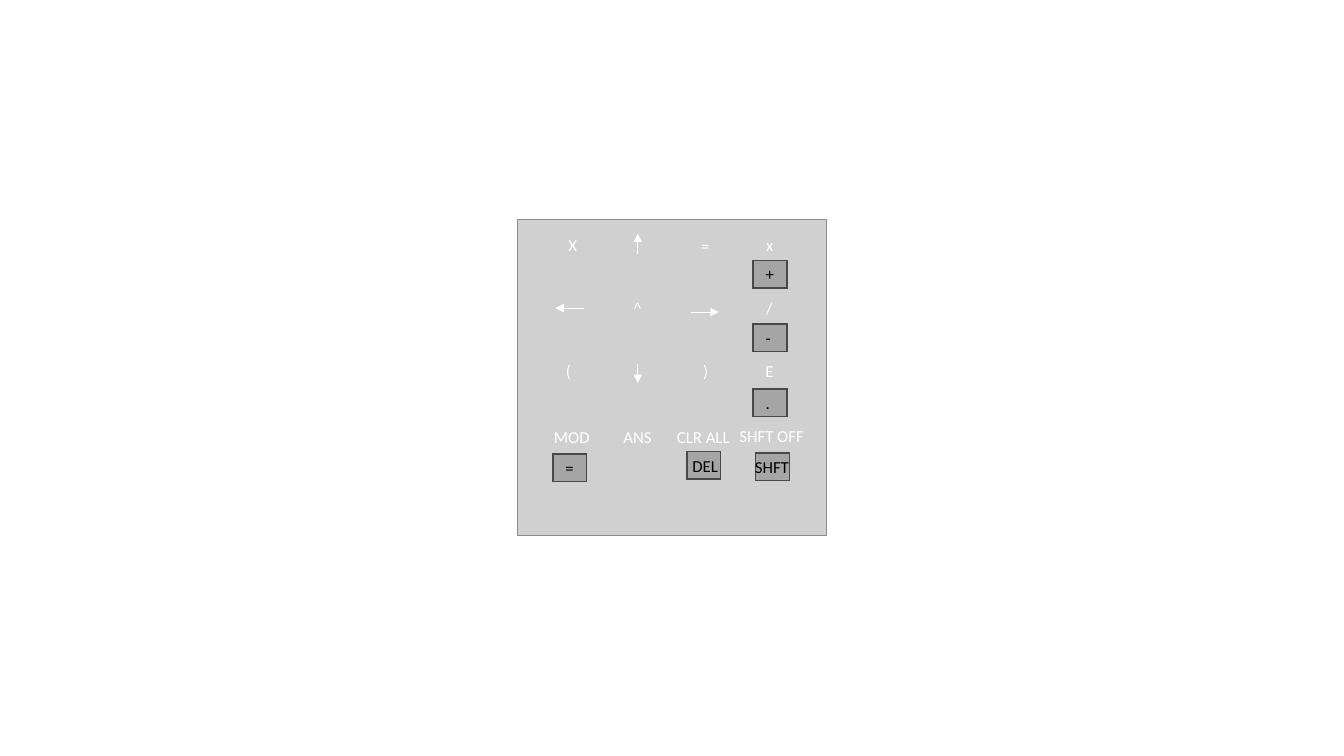
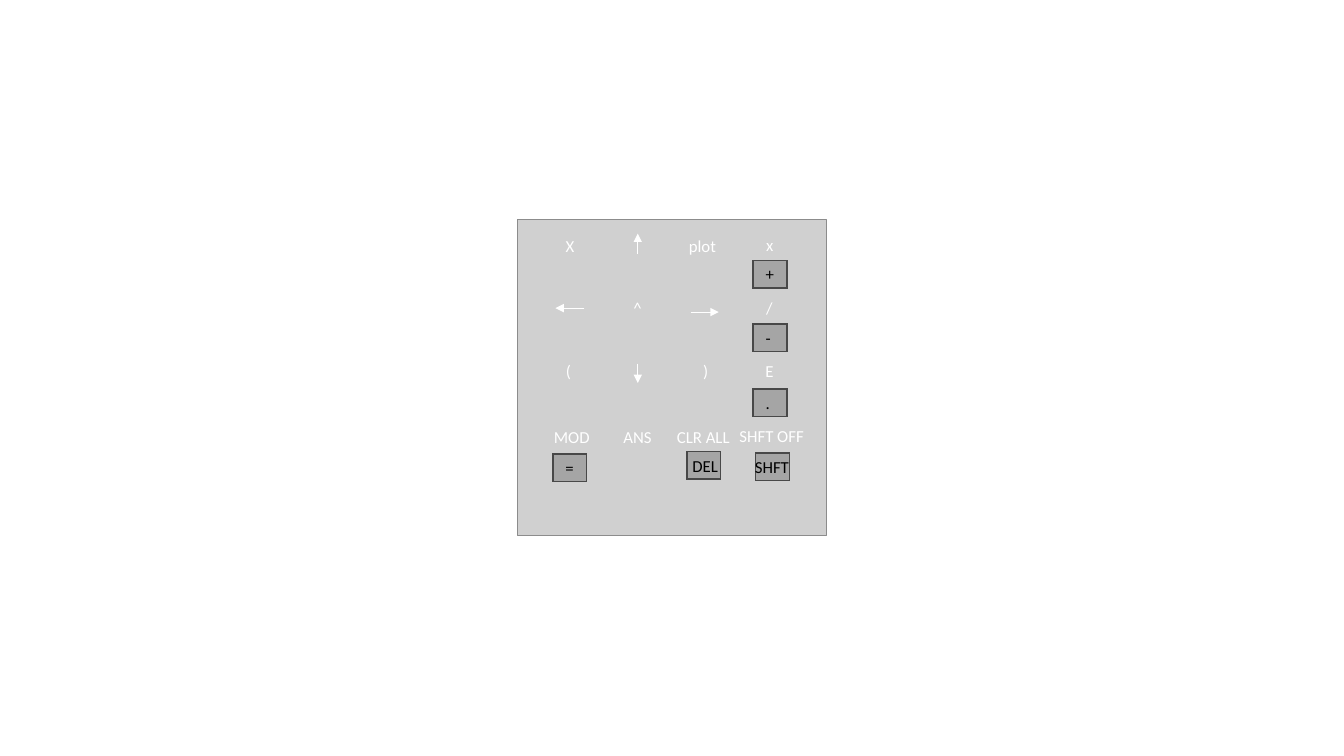
Before and after one commit to harith-alsafi/mini-project-TM4C123, a slide deck: slide 1 of keypad-design.pptx. Drawn at 1344x756 pixels with LibreOffice and Linux fonts; fonts in the diff are those of the drawing; grey boxes stand for pictures. Boxes give left, top, right and bottom in pixels: in the first picture for what was removed or moved away, otherwise in the second. Text is boxed around its words. In the diff, an @@ line names an element or a change of style, - is before the commit and + after.

```diff
--- a/keypad-design.pptx
+++ b/keypad-design.pptx
@@ text at bbox=[689, 241, 716, 254]: text changed @@
-=
+plot
```
Also in this commit, not shown: 18 other files.
